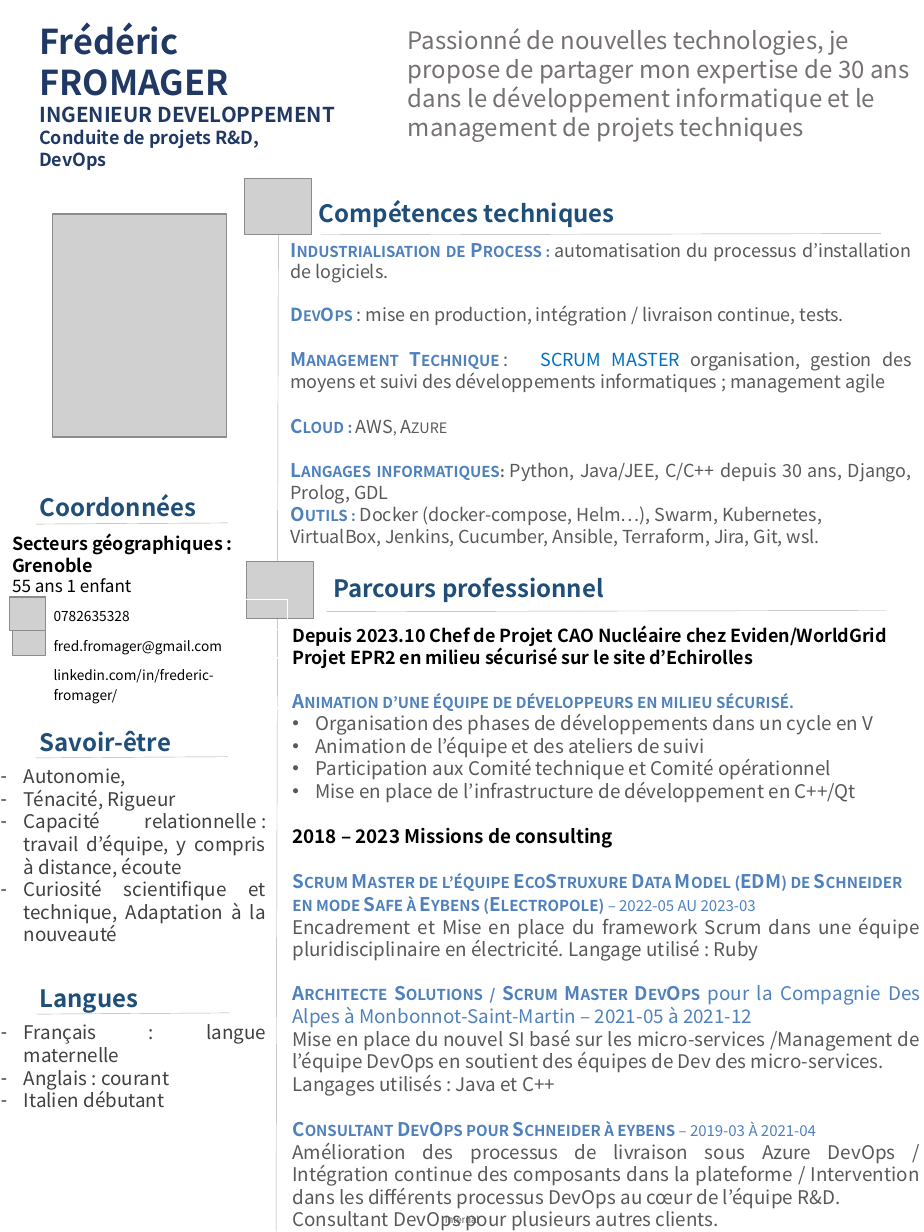
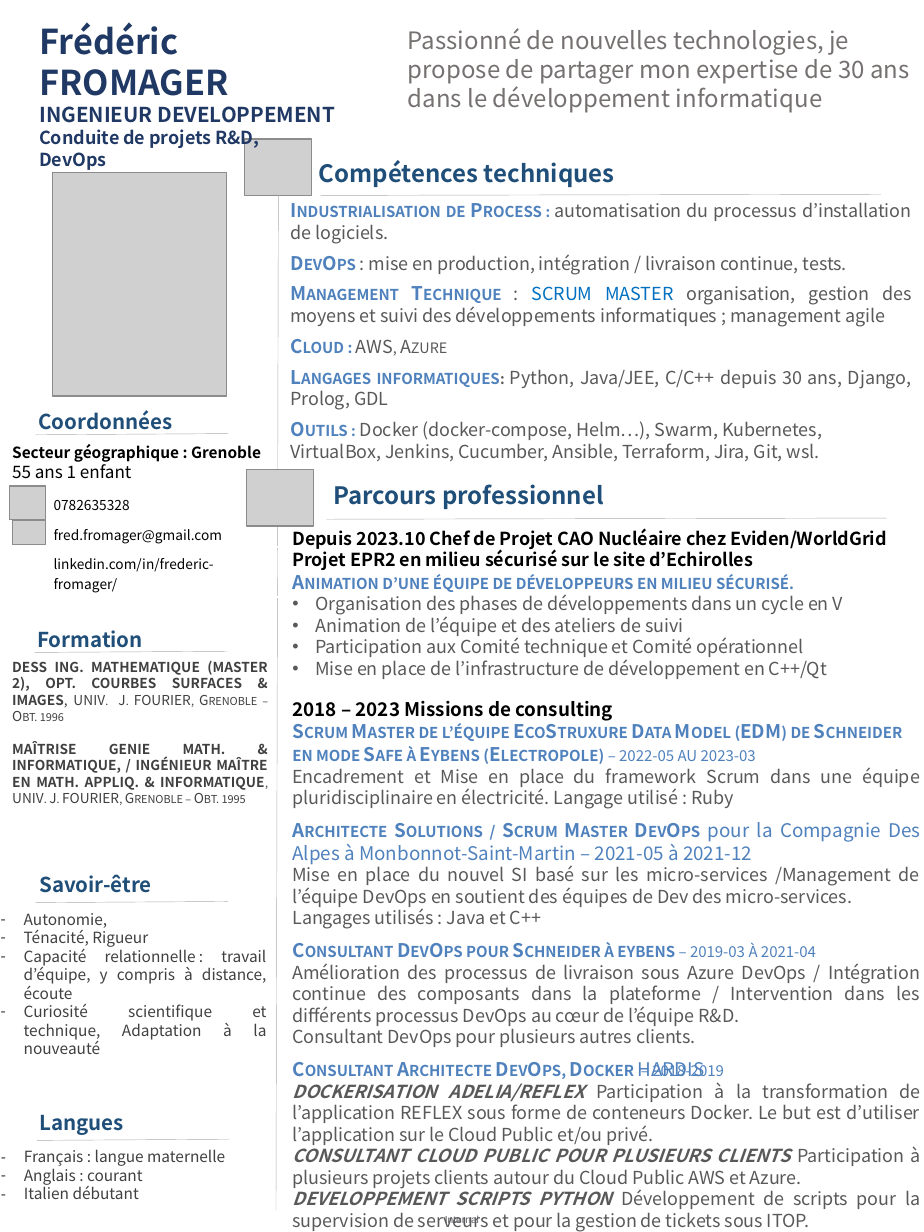
Before and after one commit to Solifred38/cv, a slide deck: slide 1 of CV_FFROMAGER.pptx. Drawn at 924x1232 pixels with LibreOffice and Linux fonts; fonts in the diff are those of the drawing; grey boxes stand for pictures; background and template pictures are left out. Boxes give left, top, right and bottom in pixels: in the first picture for what was removed or moved away, otherwise in the second. Text is boxed around its words. In the diff, an @@ line names an element or a change of style, - is before the commit and + after.

```diff
--- a/CV_FFROMAGER.pptx
+++ b/CV_FFROMAGER.pptx
@@ text at [408, 28, 909, 113]: text changed @@
-Passionné de nouvelles technologies, je propose de partager mon expertise de 30 ans dans le développement informatique et le management de projets techniques
+Passionné de nouvelles technologies, je propose de partager mon expertise de 30 ans dans le développement informatique
@@ line moved from (278, 235) - (276, 1232) to (278, 196) - (276, 1210) @@
@@ text "Industrialisation de Process : automatisation ...": place and size @@
-text "Industrialisation de Process : automatisation ..." at [290, 242, 912, 546]
+text "Industrialisation de Process : automatisation ..." at [290, 202, 912, 461]
@@ 2 pictures, 1 text, 1 line: place and size @@
-2 pictures, 1 text, 1 line at [53, 179, 881, 437]
+2 pictures, 1 text, 1 line at [53, 139, 881, 395]
@@ text at [369, 255, 847, 275]: size 10.5 to 11 pt in "DevOps" @@
@@ text "Coordonnées": place and size @@
-text "Coordonnées" at [39, 494, 196, 517]
+text "Coordonnées" at [38, 410, 172, 435]
@@ text "Secteur géographique : Grenoble": place and size @@
-text "Secteur géographique : Grenoble" at [12, 533, 223, 598]
+text "Secteur géographique : Grenoble" at [12, 444, 261, 479]
@@ text at [12, 444, 261, 462]: text changed; size 10.5 to 9 pt @@
-Secteurs géographiques : Grenoble
+Secteur géographique : Grenoble
@@ line moved from (36, 524) - (228, 522) to (36, 435) - (228, 434) @@
@@ picture: place and size @@
-picture at [246, 562, 313, 618]
+picture at [246, 469, 313, 526]
@@ text "Parcours professionnel": place and size @@
-text "Parcours professionnel" at [333, 577, 603, 602]
+text "Parcours professionnel" at [333, 484, 603, 509]
@@ 2 pictures, 1 table: place and size @@
-2 pictures, 1 table at [10, 598, 288, 708]
+2 pictures, 1 table at [10, 487, 288, 598]
@@ text "Depuis 2023.10 Chef de Projet ...": place and size @@
-text "Depuis 2023.10 Chef de Projet ..." at [292, 625, 920, 1231]
+text "Depuis 2023.10 Chef de Projet ..." at [292, 526, 921, 1232]
@@ line moved from (326, 611) - (887, 611) to (326, 519) - (887, 519) @@
@@ text at [292, 595, 920, 1047]: size 11 to 10.5 pt in "Organisation des phases de développements dans un ...", "Animation de l’équipe et des ateliers de ...", "Participation aux Comité technique et Comité opérationnel", "Mise en place de l’infrastructure de développement ..." and 5 more places @@
@@ line added from (34, 653) to (227, 652), #AFABAB 0.25 pt @@
@@ text added at [37, 630, 143, 653], 12 pt, text #1F4E79, bold @@
+Formation
@@ text added at [12, 661, 267, 803], 8 pt, text #404040, bold @@
+DESS ING. MATHEMATIQUE (MASTER 2), OPT. COURBES SURFACES & IMAGES, UNIV. J. FOURIER, Grenoble – Obt. 1996
+MAÎTRISE GENIE MATH. & INFORMATIQUE, / INGÉNIEUR MAÎTRE EN MATH. APPLIQ. & INFORMATIQUE, UNIV. J. FOURIER, Grenoble – Obt. 1995
@@ size 14 to 12 pt in 3 elements at [39, 1114, 123, 1135], [38, 410, 172, 435], [39, 874, 151, 893] @@
@@ text "Savoir-être": place and size @@
-text "Savoir-être" at [39, 730, 171, 752]
+text "Savoir-être" at [39, 874, 151, 893]
@@ text "Autonomie," at [24, 913, 267, 1054]: size 11 to 9 pt @@
@@ text "Autonomie,": place and size @@
-text "Autonomie," at [24, 768, 266, 941]
+text "Autonomie," at [24, 913, 267, 1054]
@@ line moved from (36, 758) - (228, 756) to (36, 903) - (228, 902) @@
@@ text at [292, 1062, 921, 1232]: paragraphs added @@
+Consultant Architecte DevOps, Docker HARDIS – 2018-2019
+DOCKERISATION ADELIA/REFLEX Participation à la transformation de l’application REFLEX sous forme de conteneurs Docker. Le but est d’utiliser l’application sur le Cloud Public et/ou privé.
+CONSULTANT CLOUD PUBLIC POUR PLUSIEURS CLIENTS Participation à plusieurs projets clients autour du Cloud Public AWS et Azure.
+DEVELOPPEMENT SCRIPTS PYTHON Développement de scripts pour la supervision de serveurs et pour la gestion de tickets sous ITOP.
@@ text "Langues": place and size @@
-text "Langues" at [39, 989, 138, 1013]
+text "Langues" at [39, 1114, 123, 1135]
@@ text "Français : langue maternelle": place and size @@
-text "Français : langue maternelle" at [24, 1024, 169, 1107]
+text "Français : langue maternelle" at [24, 1149, 225, 1199]
@@ text "Français : langue maternelle" at [24, 1149, 225, 1199]: size 11 to 9 pt @@
@@ line moved from (37, 1014) - (229, 1013) to (37, 1141) - (229, 1140) @@
```
Also in this commit, not shown: 1 other slide changed, 1 slide removed, 1 other file.
